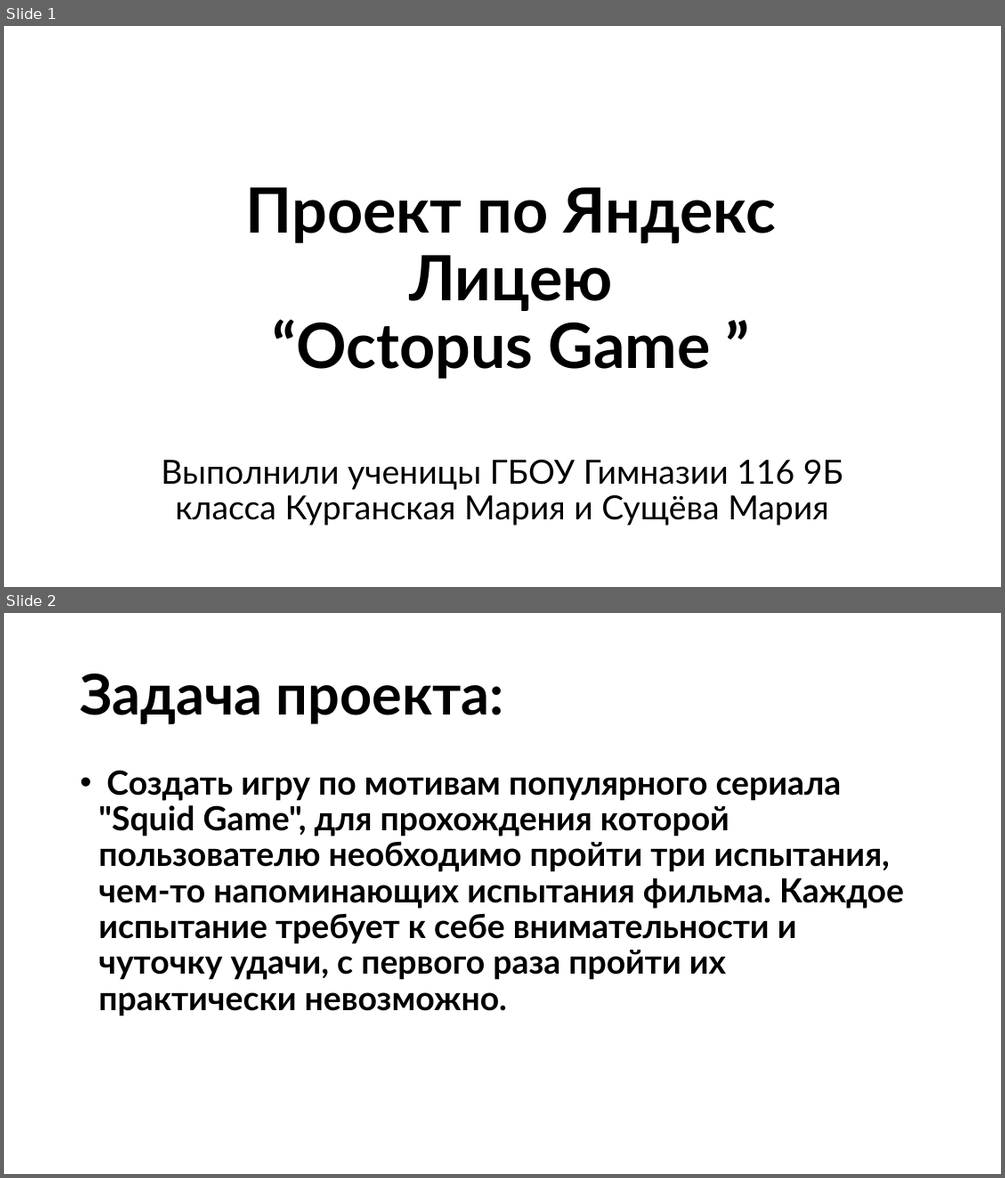
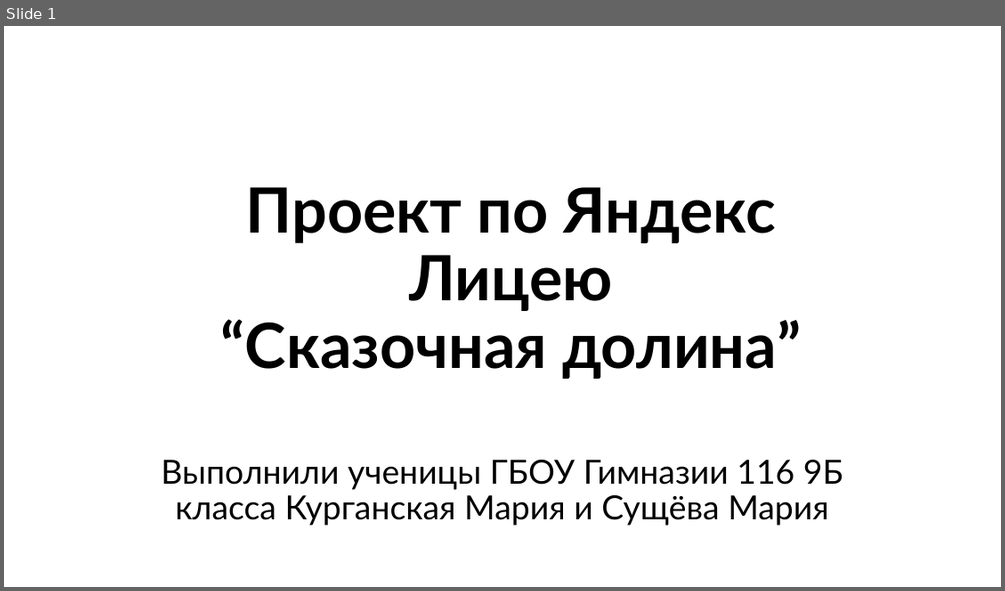
Before and after one commit to Sushcheva/Sea-project, a slide deck: Проект по Яндекс Лицею.pptx. Shown one above the other, each under a label of ours: slides 1 and 2 before the commit, slide 1 after it. The pictures are 1005x1178 and 1005x591 pixels, drawn with LibreOffice and Linux fonts; fonts in the diff are those of the drawing; background and template pictures are left out. Boxes give left, top, right and bottom in pixels: in the first picture for what was removed or moved away, otherwise in the second. Text is boxed around its words. In the diff, an @@ line names an element or a change of style, - is before the commit and + after.

```diff
--- a/Проект по Яндекс Лицею.pptx
+++ b/Проект по Яндекс Лицею.pptx
@@ slide 2 removed at <box>4,613,1001,1174</box>, background picture (left out) @@
@@ title removed at <box>80,674,504,724</box> @@
-Задача проекта:
@@ text removed at <box>98,770,904,1016</box> @@
-• Создать игру по мотивам популярного сериала "Squid Game", для прохождения которой пользователю необходимо пройти три испытания, чем-то напоминающих испытания фильма. Каждое испытание требует к себе внимательности и чуточку удачи, с первого раза пройти их практически невозможно.
@@ slide 1 changed as well @@
@@ title at <box>221,187,801,378</box>: text changed @@
-Проект по Яндекс Лицею
-“Octopus Game ”
+Проект по Яндекс Лицею
+“Сказочная долина”
```
Also in this commit, not shown: 5 other slides changed, 4 slides added, 6 other slides removed, 7 other files.
